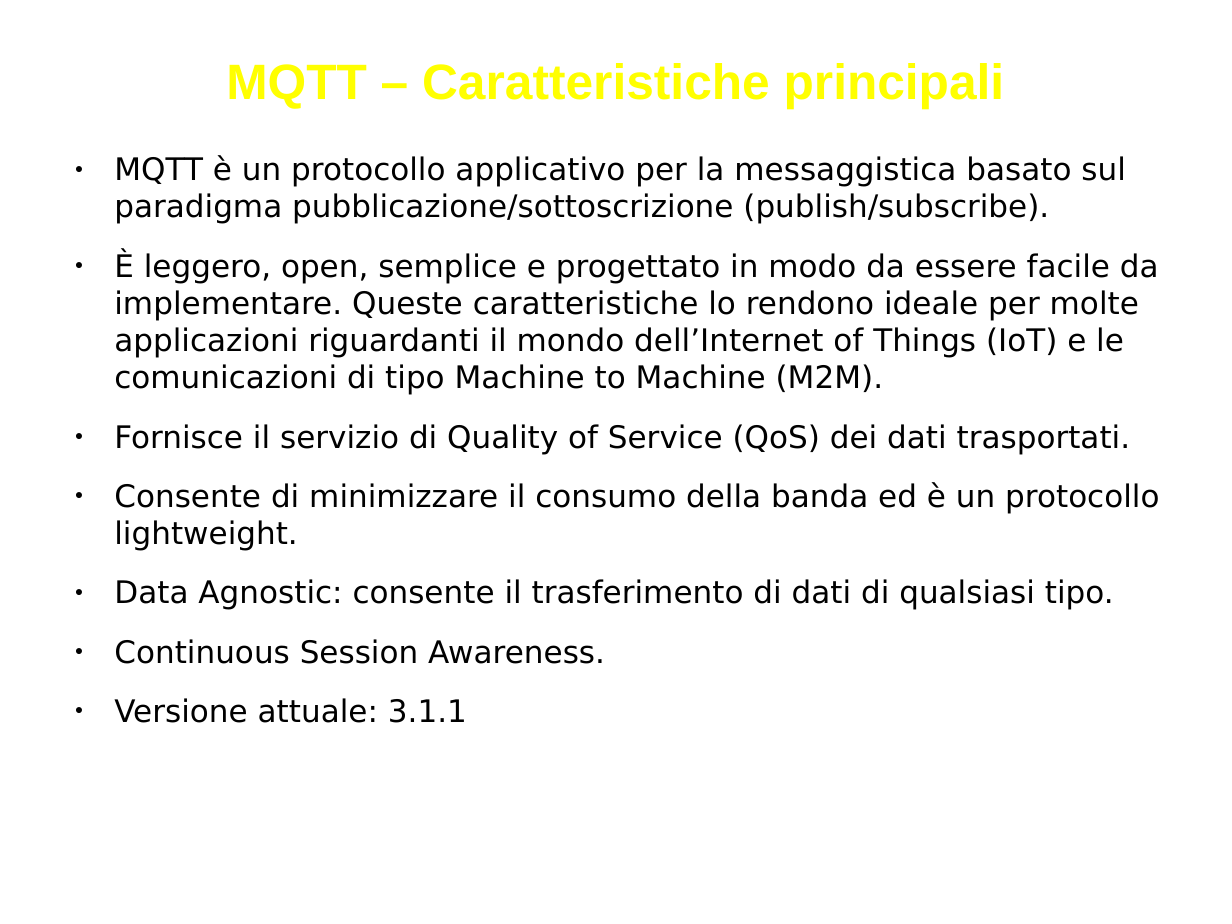
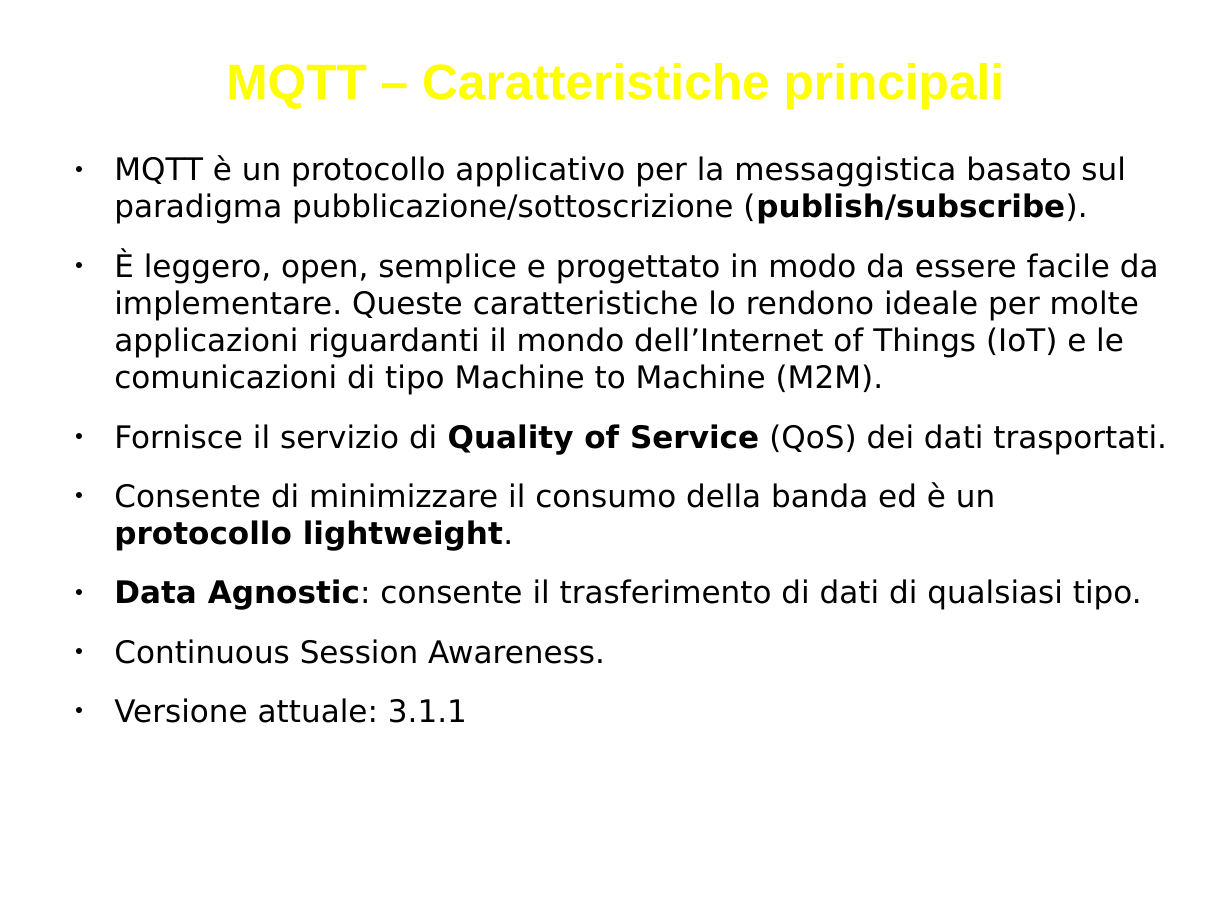
Before and after one commit to biagiom/QuakeSense, a slide deck: slide 22 of Presentazione_QuakeSense.odp. Drawn at 1232x924 pixels with LibreOffice and Linux fonts; fonts in the diff are those of the drawing. Boxes give left, top, right and bottom in pixels: in the first picture for what was removed or moved away, otherwise in the second. Text is boxed around its words. In the diff, an @@ line names an element or a change of style, - is before the commit and + after.

```diff
--- a/Presentazione_QuakeSense.odp
+++ b/Presentazione_QuakeSense.odp
@@ text at (x1=114, y1=155, x2=1167, y2=610): bold on in "(publish/subscribe).", "Quality of Service", "protocollo lightweight.", "Data Agnostic:" @@
```
Also in this commit, not shown: 5 other slides changed, 2 other files.
